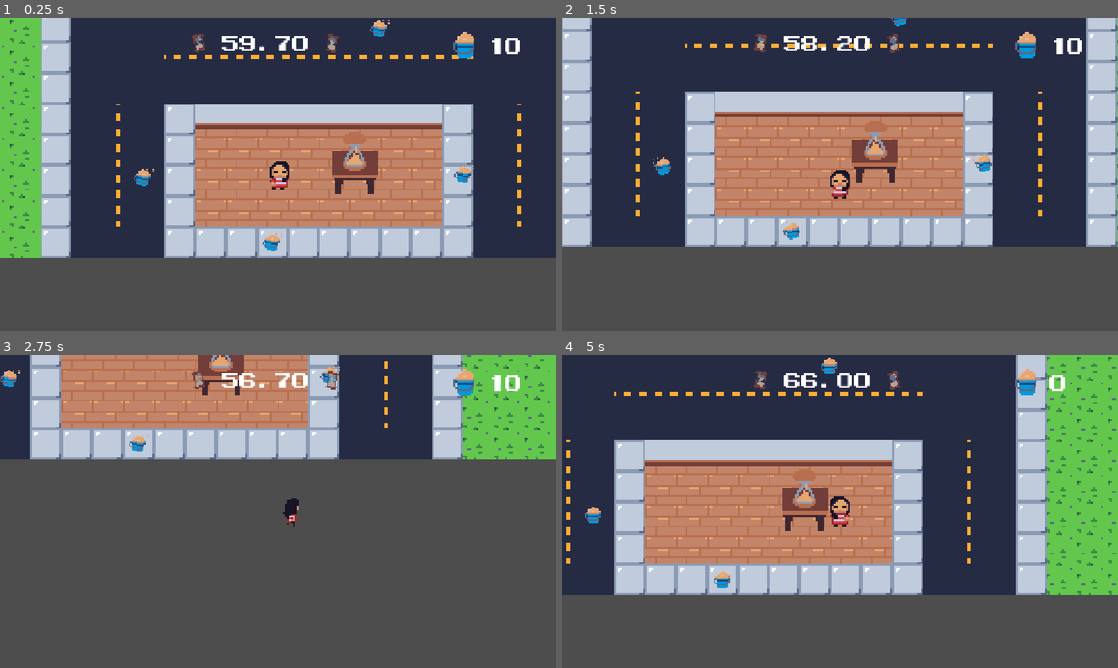
Above: before the commit, frames 1-4 (two rows, left to right).
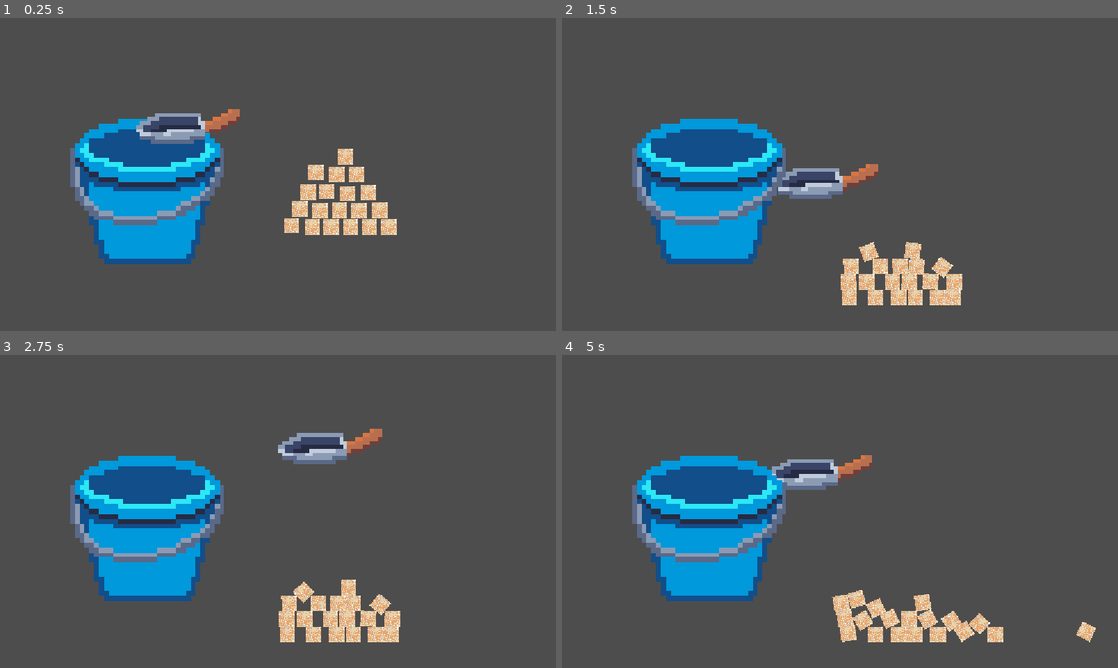
Above: after the commit, the same moments.

Repository: Pedso18/GMTK2026_JUPE
Game: Godot game, scene res://scenes/catchingSand.tscn
Same seed, same stepped clock (60 frames per second), same inputs: the game is played once before the commit and once after it. Before the commit the project starts from res://scenes/node_2d.tscn.
Inputs (mouse positions are in pixels of both pictures, inside the frame that each line leads up to):
- Up to frame 1 (0.25 s): no input
- Up to frame 2 (1.5 s): tap Enter (ui_accept) at 0.5, 0.77 s; move the mouse to (962, 158) at 0.52 s; hold Right (ui_right) 0.53-1.28 s; move the mouse to (728, 190) at 1.27 s; hold Down (ui_down) from 1.28 s (still down)
- Up to frame 3 (2.75 s): tap Enter (ui_accept) at 1.52 s; move the mouse to (333, 442) at 2.02 s; release Down (ui_down) at 2.03 s; hold Right (ui_right) from 2.03 s (still down)
- Up to frame 4 (5 s): move the mouse to (812, 574) at 2.77 s; release Right (ui_right) at 2.78 s; hold Up (ui_up) 2.78-3.53 s; tap Enter (ui_accept) at 3.02, 3.77, 4.52 s; move the mouse to (1006, 558) at 3.52 s; hold Left (ui_left) from 3.53 s (still down); move the mouse to (673, 464) at 4.27 s

The runs differ from the first frame. In frame 1, 76% of the frame differs, in the area x 0-100%, y 0-79%; in frame 2, 76%; in frame 3, 46%; in frame 4, 79%, in the area x 0-100%, y 0-92%.

Commit message:
juntamos o nosso progresso

Diff:
--- a/project.godot
+++ b/project.godot
@@ -11,7 +11,7 @@
 [application]
 
 config/name="GMTK2026_JUPE-versaoju"
-run/main_scene="res://scenes/node_2d.tscn"
+run/main_scene="uid://do1tjs3ctnkxq"
 config/features=PackedStringArray("4.7", "GL Compatibility")
 config/icon="res://icon.svg"
 
